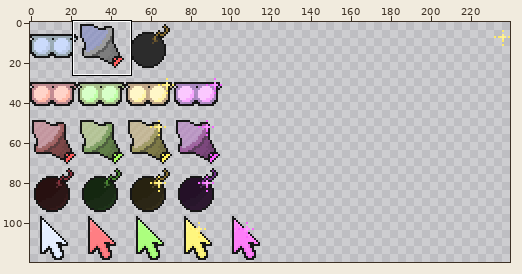
One commit to this sprite sheet: SMS_upgSheet.png. The first picture is a wide view before the edit; the outline marks the close-up.
Close-up. Before:
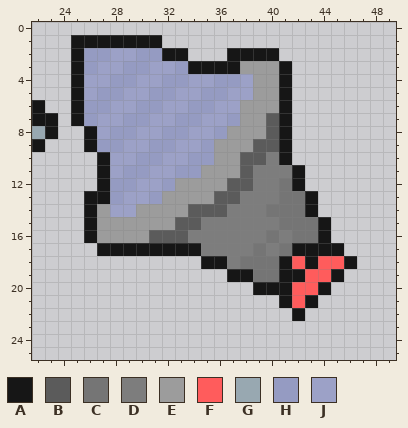
The file is 480x240 pixels, drawn in blocks of 2x2; one block is one cell here. Colours within 5 levels of each other are drawn and written as one. Shown: x 22..49, y 0..25.
Palette (. is transparent): A #161616  B #5b5b5b  C #757575  D #7d7d7d  E #9c9c9c  F #ff5c5c  G #98a8b1  H #959bc2  J #9ca1c7
Pixels before, first column x 22:
 1 ...AAAAAAA...............
 2 ...AHHJJHHAA...AAAA......
 3 ...AHJJHHJJHAAAAEEEA.....
 4 ...AJJHHJJHHJJHHJEEA.....
 5 ...AJHHJJHHJJHHJJEEA.....
 6 A..AHHJJHHJJHHJJEEEA.....
 7 AA.AHJJHHJJHHJJHEEBA.....
 8 GA..AJHHJJHHJJHEEEBA.....
 9 A...AHHJJHHJJHEEEBBA.....
10 .....AJJHHJJHHEEBBDA.....
11 .....AJHHJJHHEEEBDDDA....
12 .....AHHJJHEEEEBBDDCA....
13 ....AAHJJHEEEEBBDDDCCA...
14 ....AEJJEEEEBBBDDDCCCA...
15 ....AEEEEEEBBDDDDDDCCCA..
16 ....AEEEEBBBDDDDDDCDCCA..
17 .....AAAAAAAADDDDCDCAAAA.
18 .............AADCCCAFAFFA
19 ...............AACCAAFFA.
20 .................AAAFFA..
21 ...................AFA...
22 ....................A....
After the commit:
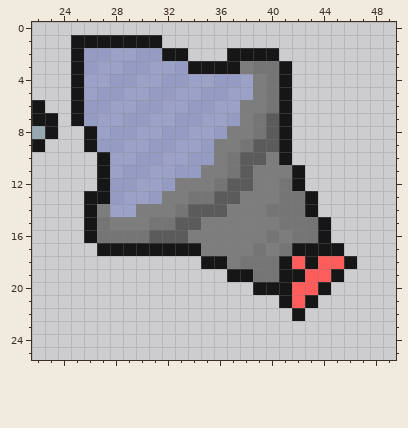
Edits made:
y 3: x 38..40 EEE -> DCC
y 4..5: x 39..40 EE -> DC
y 6: x 38..40 EEE -> DDC
y 7: x 38..39 EE -> DC
y 8: x 37..39 EEE -> DDC
y 9: x 36..38 EEE -> DDC
y 10: x 36..37 EE -> DC
y 11: x 35..37 EEE -> DDC
y 12: x 33..36 EEEE -> DDDC
y 13: x 32..35 EEEE -> DDCC
y 14: x 27 E -> D; x 30..33 EEEE -> DDDC
y 15: x 27..32 EEEEEE -> CDDDCC
y 16: x 27..30 EEEE -> CCCC
Changed places in both close-ups, as pixel boxes (x1, y1, x2, y2):
changed: (97, 61, 279, 243)
